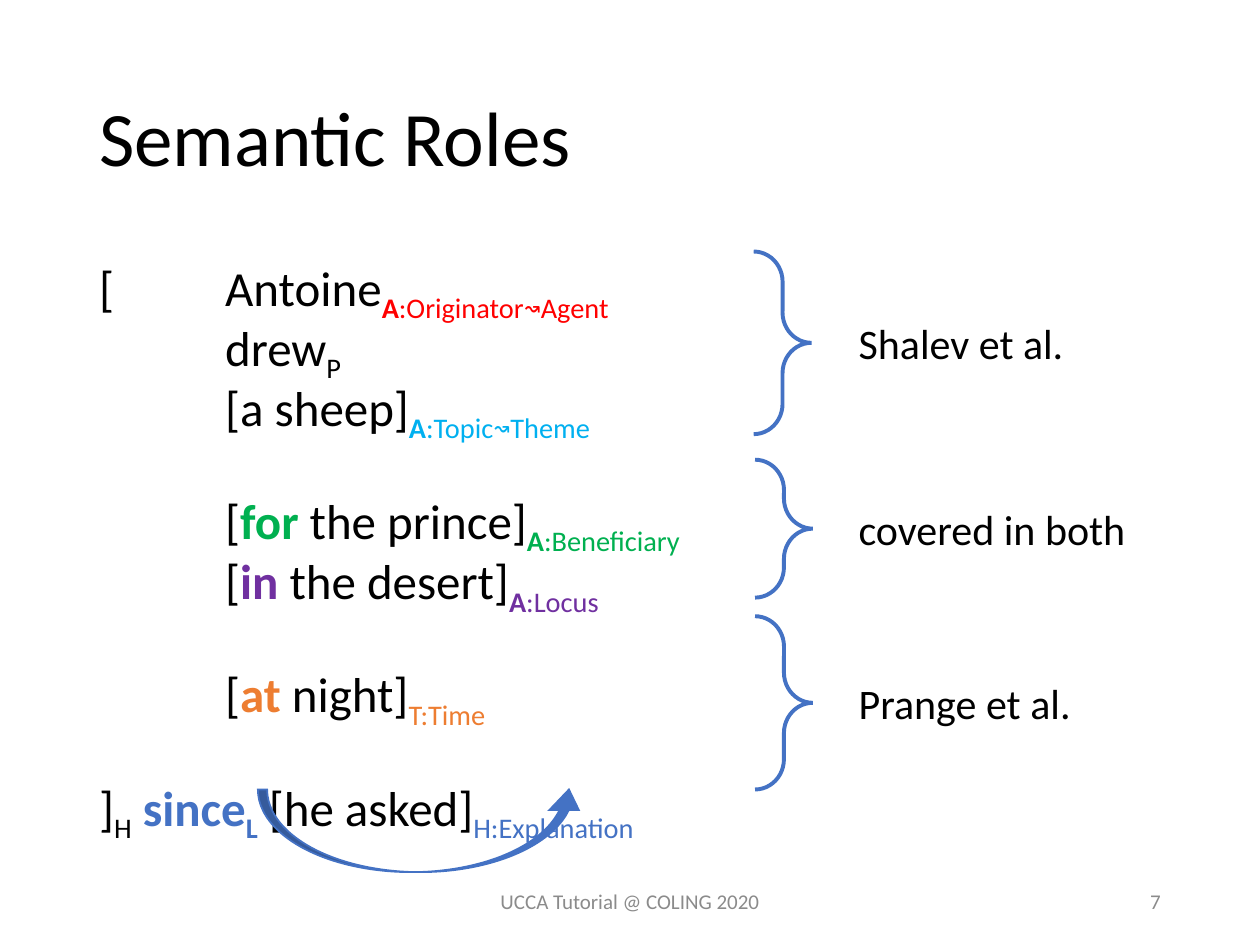
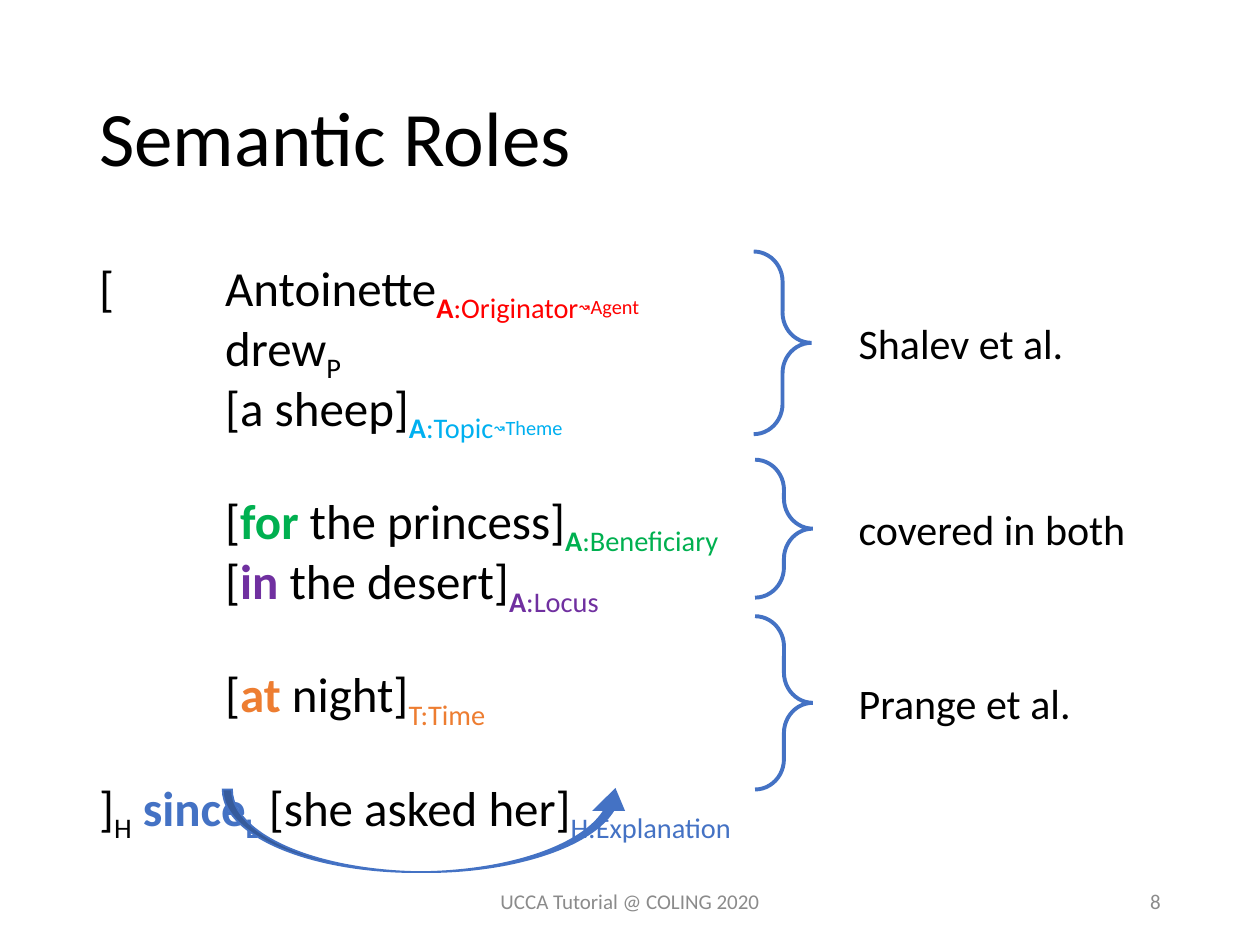
Before and after one commit to UniversalConceptualCognitiveAnnotation/tutorial, a slide deck: slide 8 of UCCA Extensions Comparison.pptx (slide 7 before the commit). Drawn at 1260x945 pixels with LibreOffice and Linux fonts; fonts in the diff are those of the drawing. Boxes give left, top, right and bottom in pixels: in the first picture for what was removed or moved away, otherwise in the second. Text is boxed around its words. In the diff, an @@ line names an element or a change of style, - is before the commit and + after.

```diff
--- a/UCCA Extensions Comparison.pptx
+++ b/UCCA Extensions Comparison.pptx
@@ text at (114, 298, 731, 845): text changed @@
-[ AntoineA:Originator↝Agent
-drewP
-[a sheep]A:Topic↝Theme
-[for the prince]A:Beneficiary
-[in the desert]A:Locus
-[at night]T:Time
-]H sinceL [he asked]H:Explanation
+[ AntoinetteA:Originator↝Agent
+drewP
+[a sheep]A:Topic↝Theme
+[for the princess]A:Beneficiary
+[in the desert]A:Locus
+[at night]T:Time
+]H sinceL [she asked her]H:Explanation
@@ curved up arrow: place and size @@
-curved up arrow at (258, 790, 585, 873)
+curved up arrow at (223, 790, 630, 873)
@@ page number at (1150, 895, 1161, 909): text changed @@
-7
+8
```
Also in this commit, not shown: 15 other slides changed, 10 slides added.
